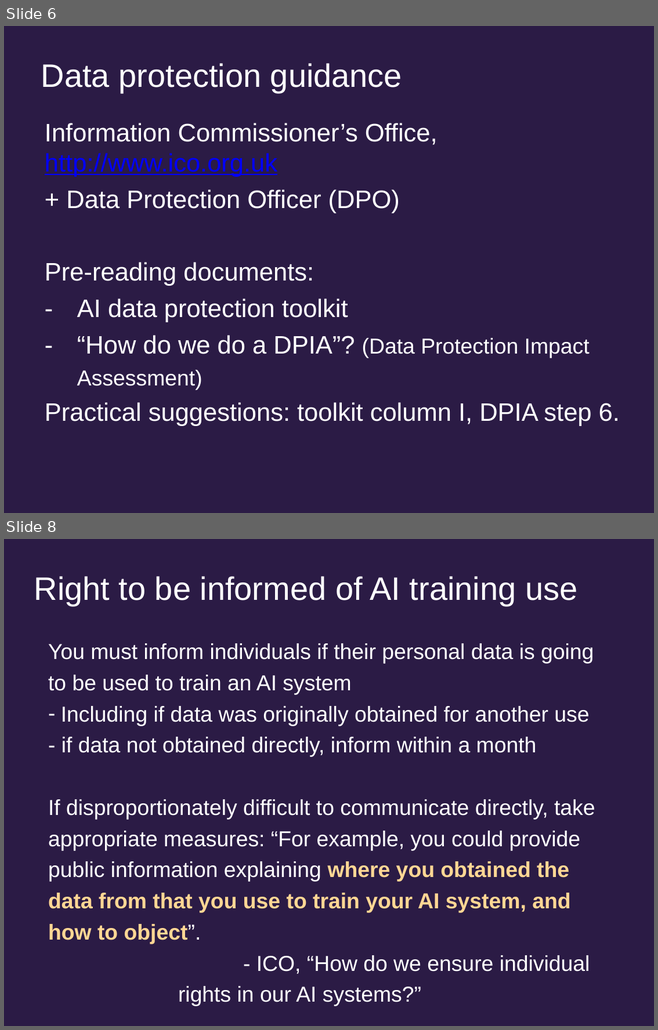
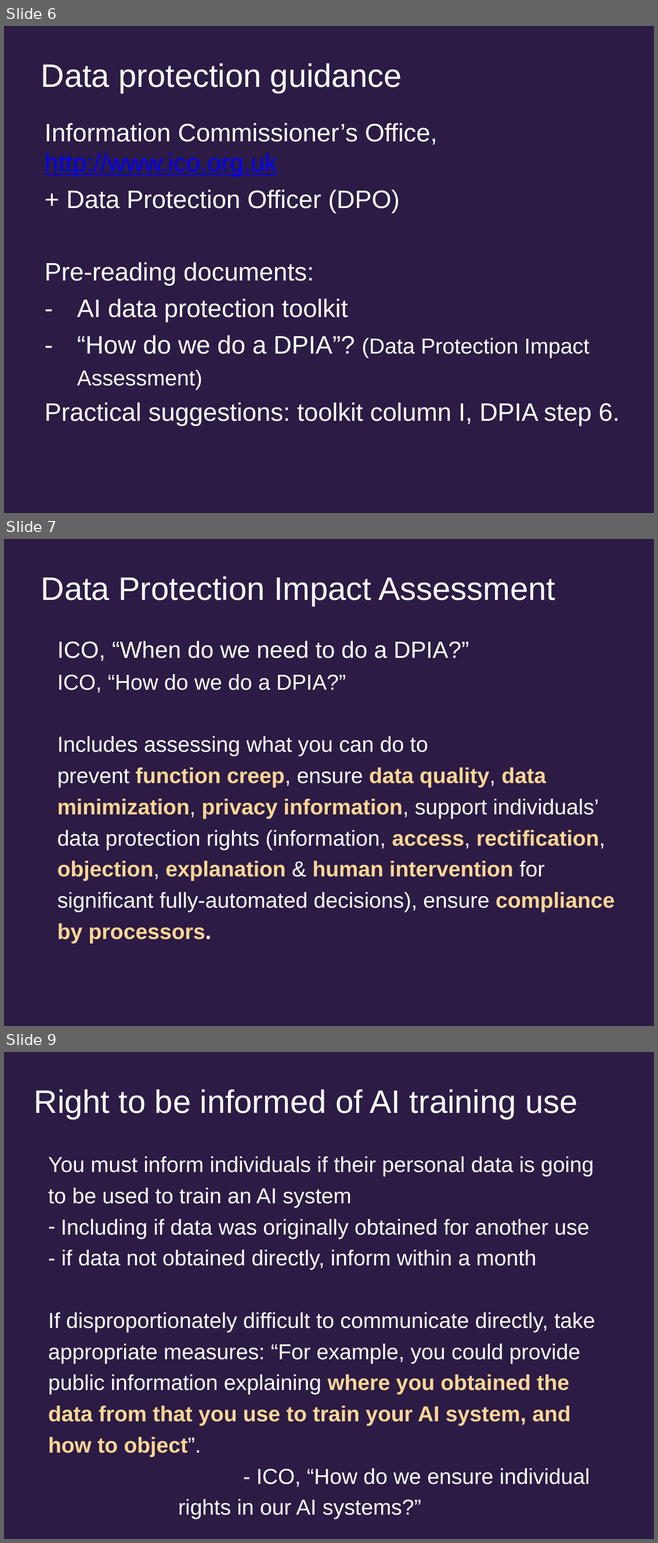
Before and after one commit to uob-COMSM0152/uob-COMSM0152, a slide deck: CDT privacy 2026.pptx. Shown one above the other, each under a label of ours: slides 6 and 8 before the commit, slides 6, 7 and 9 after it; the slides between them are not shown. The pictures are 658x1030 and 658x1543 pixels, drawn with LibreOffice and Linux fonts; fonts in the diff are those of the drawing. Boxes give left, top, right and bottom in pixels: in the first picture for what was removed or moved away, otherwise in the second. Text is boxed around its words. In the diff, an @@ line names an element or a change of style, - is before the commit and + after.

```diff
--- a/CDT privacy 2026.pptx
+++ b/CDT privacy 2026.pptx
@@ slide 7 added at (4,539,654,1026), background #2B1C45 @@
@@ title added at (41,576,555,606), 36 pt, text #FFFFFF @@
+Data Protection Impact Assessment
@@ text added at (57,641,614,944), 24 pt, text #FFFFFF @@
+  ICO, “When do we need to do a DPIA?”
+  ICO, “How do we do a DPIA?”
+  Includes assessing what you can do to
+  prevent function creep, ensure data quality, data minimization, privacy information, support individuals’ data protection rights (information, access, rectification, objection, explanation & human intervention for significant fully-automated decisions), ensure compliance by processors.
@@ what was slide 8 is now slide 9 @@
```
Also in this commit, not shown: 11 slides changed, 2 other slides added, 4 slides removed.
